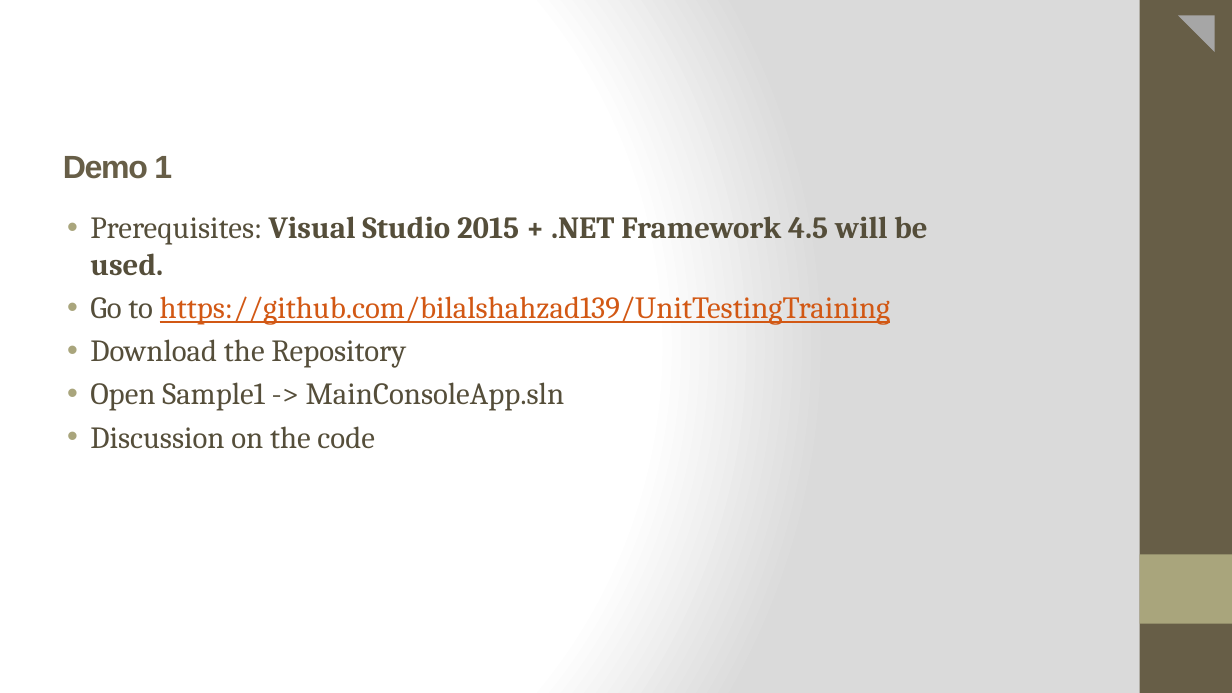
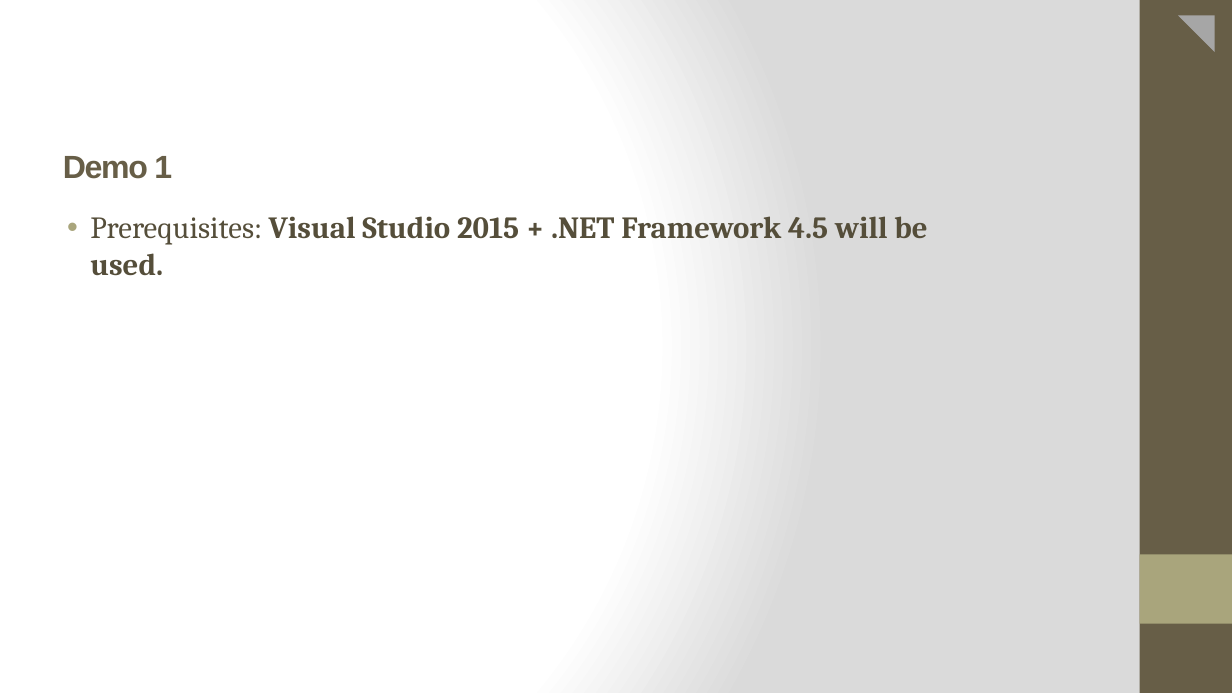
Before and after one commit to Anamika-s/CTS-INTADM21DF006, a slide deck: slide 11 of 24thMay/Unit Testing.pptx. Drawn at 1232x693 pixels with LibreOffice and Linux fonts; fonts in the diff are those of the drawing. Boxes give left, top, right and bottom in pixels: in the first picture for what was removed or moved away, otherwise in the second. Text is boxed around its words. In the diff, an @@ line names an element or a change of style, - is before the commit and + after.

```diff
--- a/24thMay/Unit Testing.pptx
+++ b/24thMay/Unit Testing.pptx
@@ subtitle at (90,296,891,449): paragraphs removed @@
-• Go to https://github.com/bilalshahzad139/UnitTestingTraining
-• Download the Repository
-• Open Sample1 -> MainConsoleApp.sln
-• Discussion on the code
```
Also in this commit, not shown: 4 slides removed, 13 other files.
